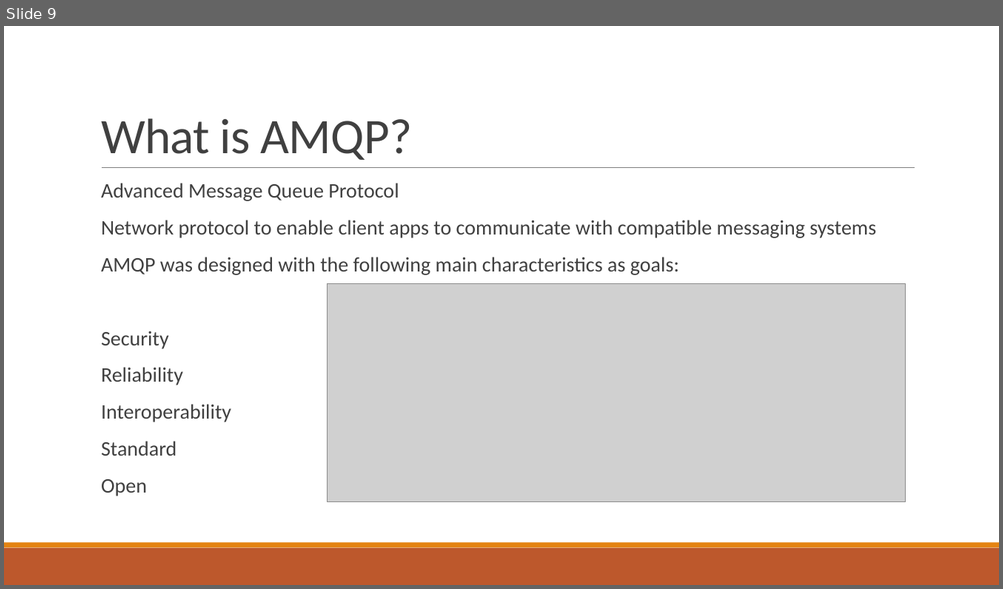
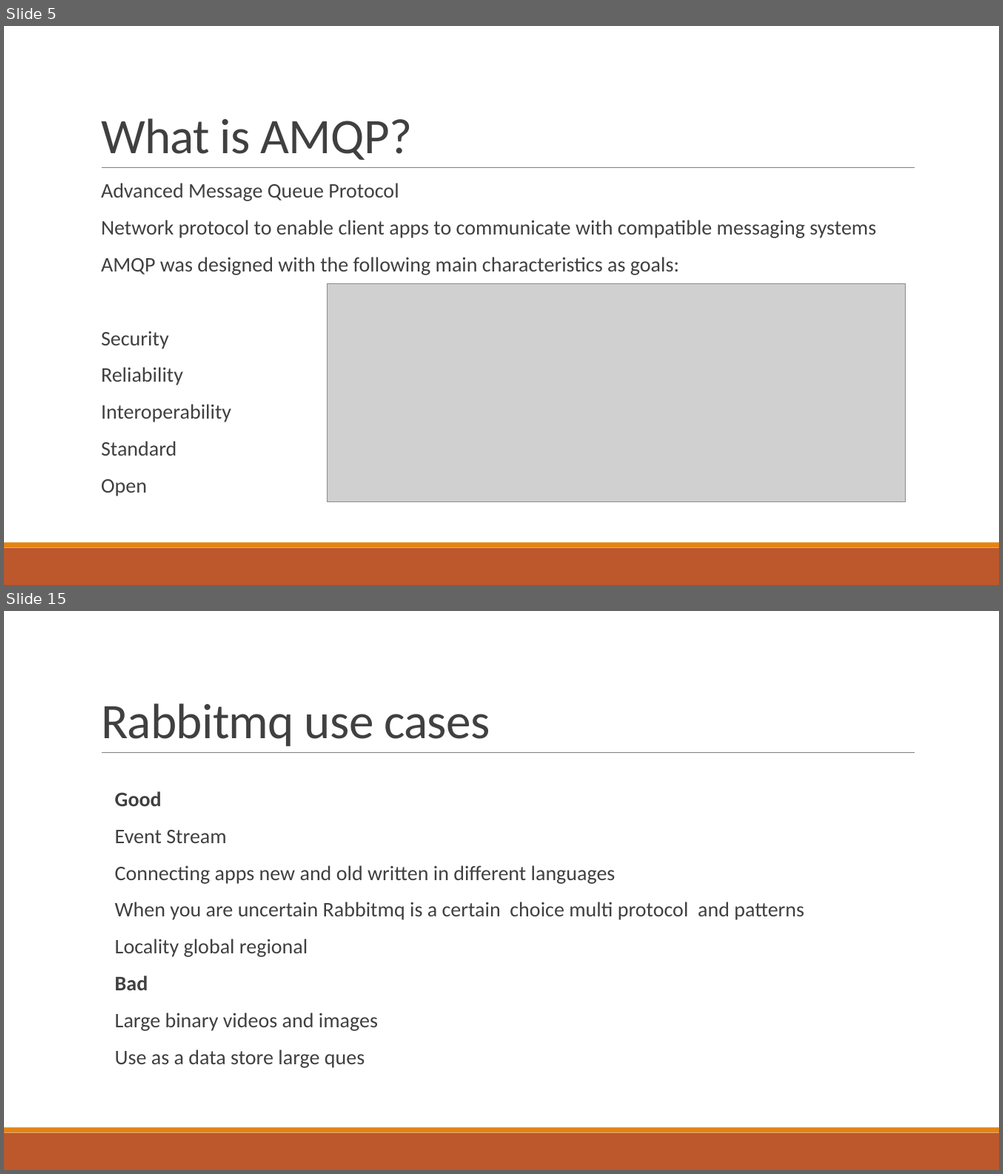
Before and after one commit to JasonRowe/TCCC23, a slide deck: Microservice_plumbing_with_RabbitMQ.pptx. Shown one above the other, each under a label of ours: slide 9 before the commit, slides 5 and 15 after it; the slides between them are not shown. The pictures are 1003x589 and 1003x1174 pixels, drawn with LibreOffice and Linux fonts; fonts in the diff are those of the drawing; grey boxes stand for pictures. Boxes give left, top, right and bottom in pixels: in the first picture for what was removed or moved away, otherwise in the second. Text is boxed around its words. In the diff, an @@ line names an element or a change of style, - is before the commit and + after.

```diff
--- a/Microservice_plumbing_with_RabbitMQ.pptx
+++ b/Microservice_plumbing_with_RabbitMQ.pptx
@@ slide 15 added at bbox=[4, 611, 999, 1170], background #FFFFFF; not listed: 3 template elements that a slide beside it also shows @@
@@ title added at bbox=[101, 703, 489, 746], 48 pt, text #404040 @@
+Rabbitmq use cases
@@ text added at bbox=[115, 792, 804, 1068], 20 pt, text #404040 @@
+  Good
+  Event Stream
+  Connecting apps new and old written in different languages
+  When you are uncertain Rabbitmq is a certain choice multi protocol and patterns
+  Locality global regional
+  Bad
+  Large binary videos and images
+  Use as a data store large ques
@@ what was slide 9 is now slide 5 @@
```
Also in this commit, not shown: 5 slides changed, 15 other slides added.
